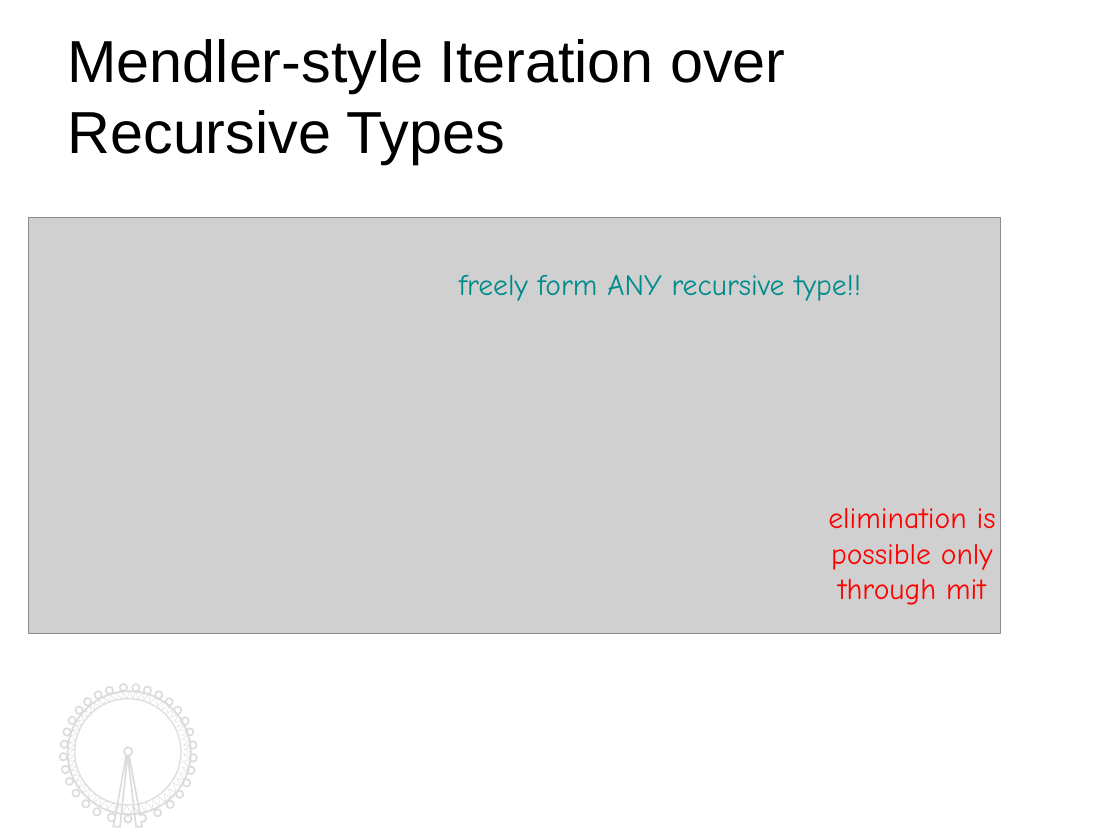
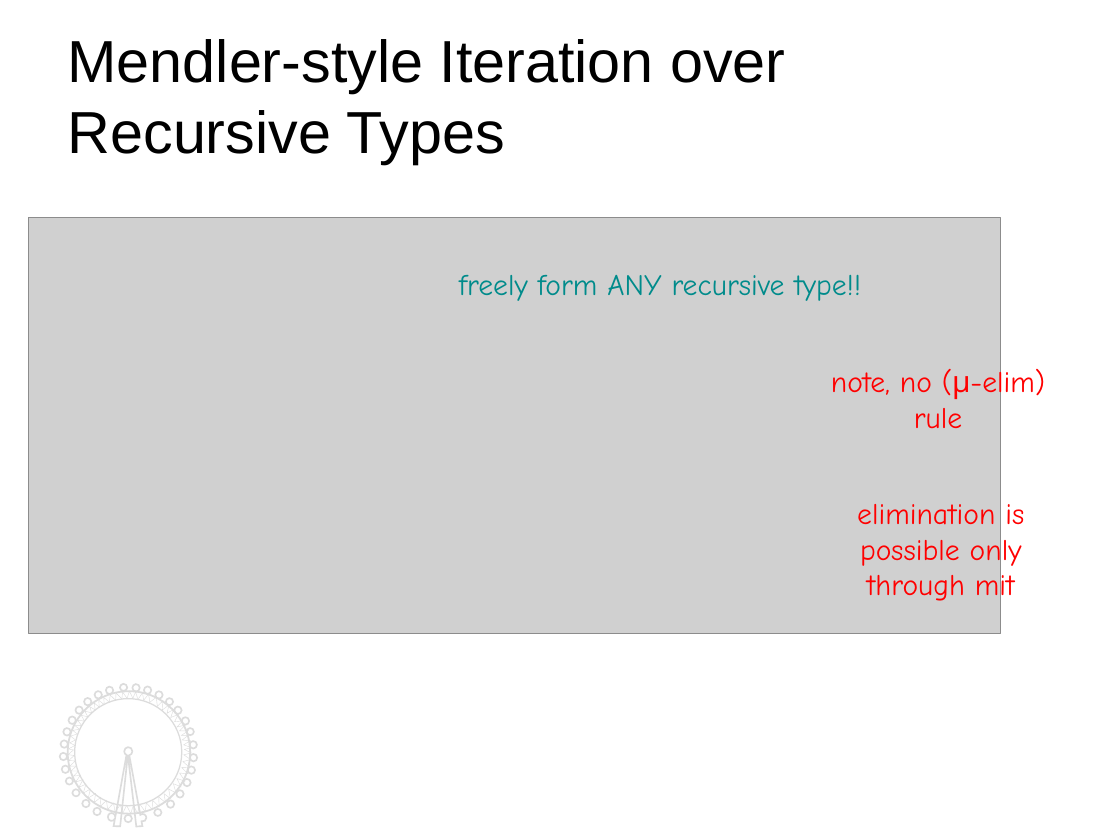
Before and after one commit to kyagrd/nax, a slide deck: slide 6 of trunk/draft/TYPES13/ppt/myslide.odp. Drawn at 1120x840 pixels with LibreOffice and Linux fonts; fonts in the diff are those of the drawing; grey boxes stand for pictures. Boxes give left, top, right and bottom in pixels: in the first picture for what was removed or moved away, otherwise in the second. Text is boxed around its words. In the diff, an @@ line names an element or a change of style, - is before the commit and + after.

```diff
--- a/trunk/draft/TYPES13/ppt/myslide.odp
+++ b/trunk/draft/TYPES13/ppt/myslide.odp
@@ text added at box(831, 367, 1045, 429), 18 pt, text #FF0000 @@
+note, no (μ-elim) rule
@@ text "elimination is possible only through ..." rewrapped from box(828, 508, 996, 605) to box(857, 504, 1024, 605) @@
```
Also in this commit, not shown: 12 other slides changed, 4 slides added, 2 slides removed, 2 other files.
